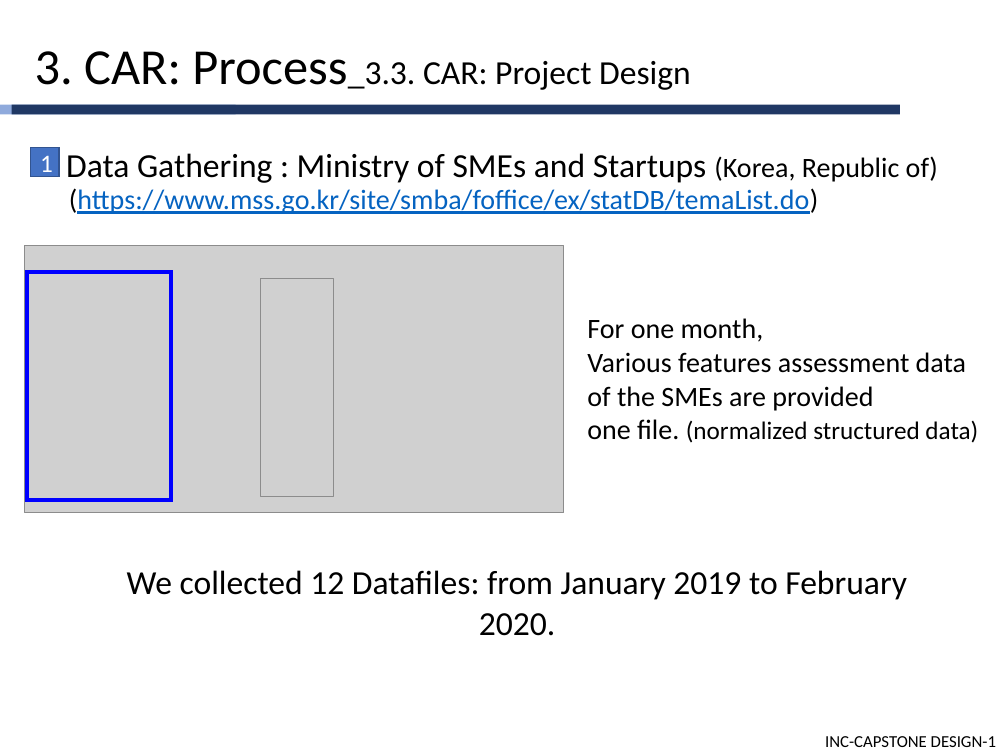
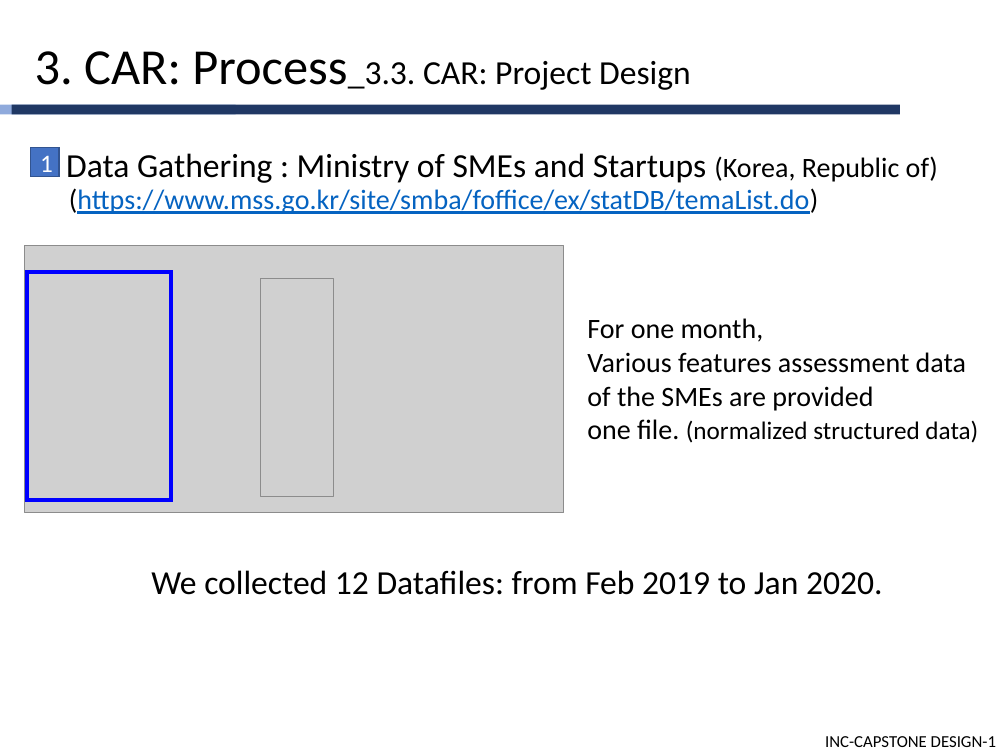
Before and after one commit to cutiecrab/CAR, a slide deck: slide 11 of 주차별 상세/최종보고/CAPSTONE PPT(FINAL).pptx. Drawn at 1008x756 pixels with LibreOffice and Linux fonts; fonts in the diff are those of the drawing; grey boxes stand for pictures. Boxes give left, top, right and bottom in pixels: in the first picture for what was removed or moved away, otherwise in the second. Text is boxed around its words. In the diff, an @@ line names an element or a change of style, - is before the commit and + after.

```diff
--- a/주차별 상세/최종보고/CAPSTONE PPT(FINAL).pptx
+++ b/주차별 상세/최종보고/CAPSTONE PPT(FINAL).pptx
@@ text at bbox=[151, 570, 883, 595]: text changed @@
-We collected 12 Datafiles: from January 2019 to February 2020.
+We collected 12 Datafiles: from Feb 2019 to Jan 2020.
```
Also in this commit, not shown: 1 other file.
